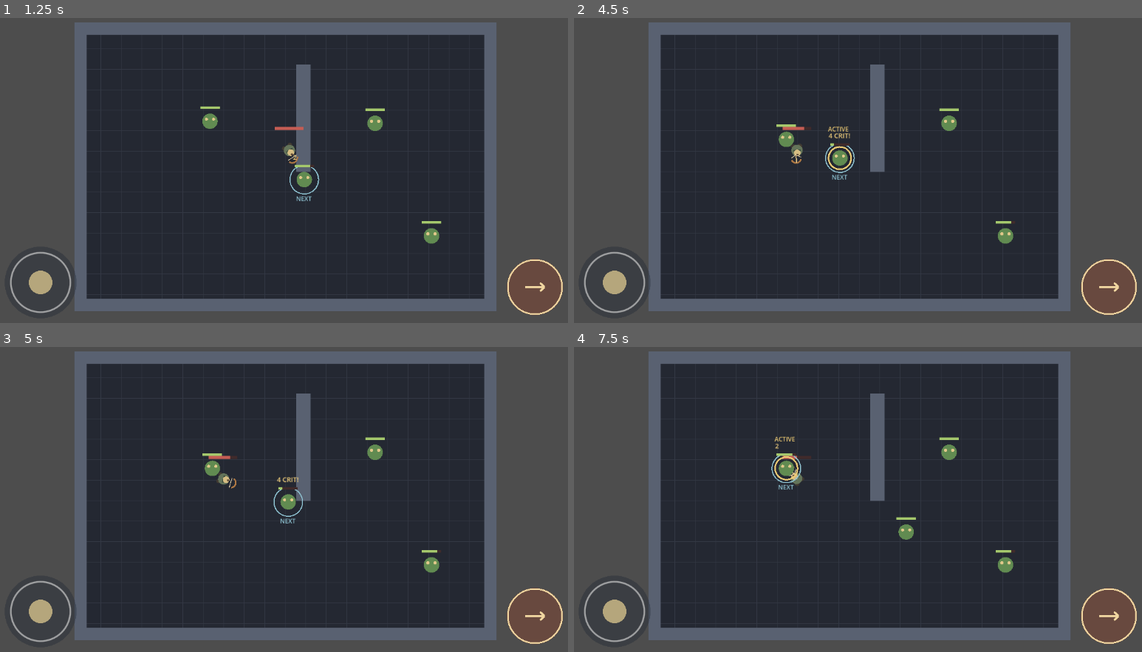
Above: before the commit, frames 1-4 (two rows, left to right).
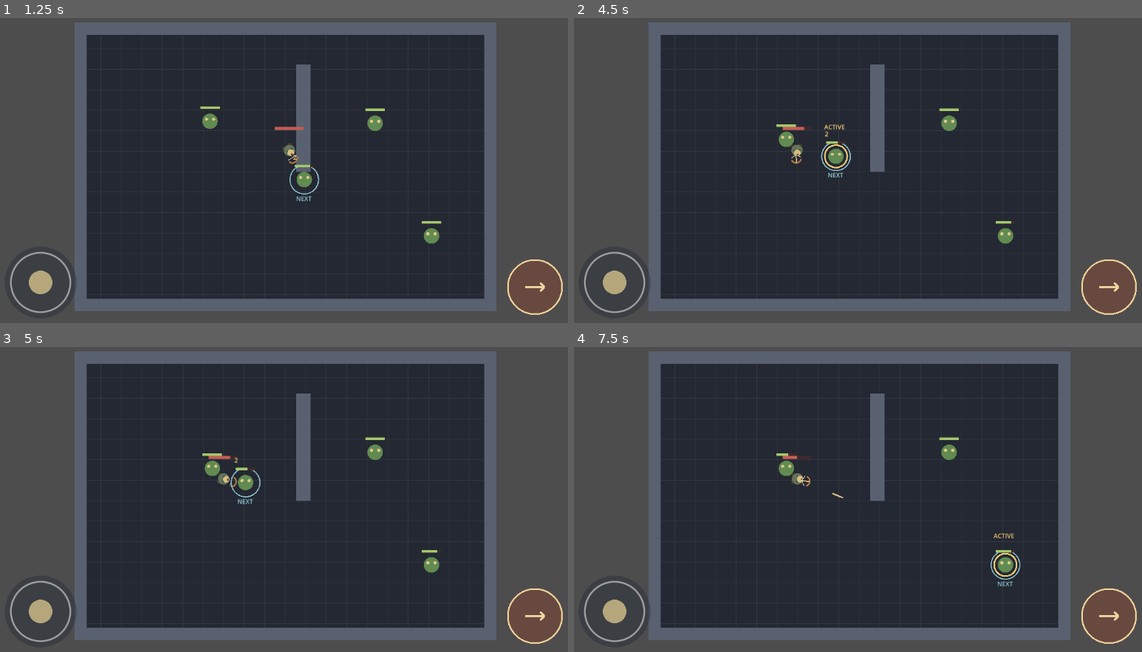
Above: after the commit, the same moments.

Repository: Jonty303/Project-Gauntlands
Game: Godot game, scene res://scenes/main.tscn
The game is run twice, just before and just after one commit, with the same random seed, the same clock (stepped at 60 frames per second) and the same inputs.
Inputs (mouse positions are in pixels of both pictures, inside the frame that each line leads up to):
- Up to frame 1 (1.25 s): tap Enter (ui_accept) at 0.5 s; drag from (39, 283) to (346, 94) at 0.52 s
- Up to frame 2 (4.5 s): drag from (1107, 286) to (829, 234) at 1.27 s; move the mouse to (920, 94) at 2.02 s; hold D (move_right) 2.03-2.75 s; tap Q (target_previous) at 2.1 s; drag from (829, 234) to (681, 115) at 2.77 s; move the mouse to (1034, 216) at 3.52 s; hold A (move_left) 3.53-4.25 s; tap E (target_next) at 3.6 s; tap Enter (ui_accept) at 3.77 s; drag from (681, 115) to (772, 85) at 4.27 s
- Up to frame 3 (5 s): no input
- Up to frame 4 (7.5 s): move the mouse to (886, 496) at 5.02 s; hold S (move_down) 5.03-5.75 s; hold Space (attack) 5.03-5.75 s; click (886, 496) at 5.17 s; drag from (772, 414) to (738, 511) at 5.77 s; move the mouse to (988, 478) at 6.52 s; hold W (move_up) 6.53-7.25 s; tap Q (target_previous) at 6.6 s; tap Enter (ui_accept) at 6.77 s; drag from (738, 511) to (829, 563) at 7.27 s

Frame 1 is identical in both runs. In frame 2, 0.5% of the frame differs, in the area x 43-50%, y 34-54%; in frame 3, 0.5%; in frame 4, 0.7%, in the area x 34-79%, y 29-79%.

Commit message:
Block arrows with swept wall collision before enemy impacts

Diff:
--- a/scripts/arrow.gd
+++ b/scripts/arrow.gd
@@ -1,22 +1,43 @@
 extends Node2D
-## Simple moving arrow with a single-target hit test.
+## Swept projectile collision: walls and enemies compete for the earliest impact.
 
 var direction: Vector2 = Vector2.RIGHT
 var speed: float = 420.0
 var lifetime: float = 1.5
 
-func _process(delta: float) -> void:
-    var previous := global_position
-    global_position += direction * speed * delta
+func _physics_process(delta: float) -> void:
+    var previous: Vector2 = global_position
+    var endpoint: Vector2 = previous + direction.normalized() * speed * delta
     lifetime -= delta
+
+    var wall_query := PhysicsRayQueryParameters2D.create(previous, endpoint, 1)
+    var wall_hit: Dictionary = get_world_2d().direct_space_state.intersect_ray(wall_query)
+    var wall_fraction: float = 1.0
+    if not wall_hit.is_empty():
+        wall_fraction = previous.distance_to(wall_hit["position"]) / maxf(previous.distance_to(endpoint), 0.001)
+
+    var nearest_enemy: Node2D = null
+    var enemy_fraction: float = wall_fraction
+    var segment: Vector2 = endpoint - previous
     for enemy in get_tree().get_nodes_in_group("enemies"):
         if not is_instance_valid(enemy):
             continue
-        var closest := Geometry2D.get_closest_point_to_segment(enemy.global_position, previous, global_position)
-        if closest.distance_to(enemy.global_position) <= 17.0:
-            enemy.take_hit()
-            queue_free()
-            return
+        var fraction: float = clampf((enemy.global_position - previous).dot(segment) / maxf(segment.length_squared(), 0.001), 0.0, 1.0)
+        var closest: Vector2 = previous + segment * fraction
+        if closest.distance_to(enemy.global_position) <= 17.0 and fraction < enemy_fraction:
+            nearest_enemy = enemy
+            enemy_fraction = fraction
+
+    if nearest_enemy != null:
+        global_position = previous + segment * enemy_fraction
+        nearest_enemy.take_hit()
+        queue_free()
+        return
+    if not wall_hit.is_empty():
+        queue_free()
+        return
+
+    global_position = endpoint
     if lifetime <= 0.0 or absf(global_position.x) >= 388.0 or absf(global_position.y) >= 258.0:
         queue_free()
         return
